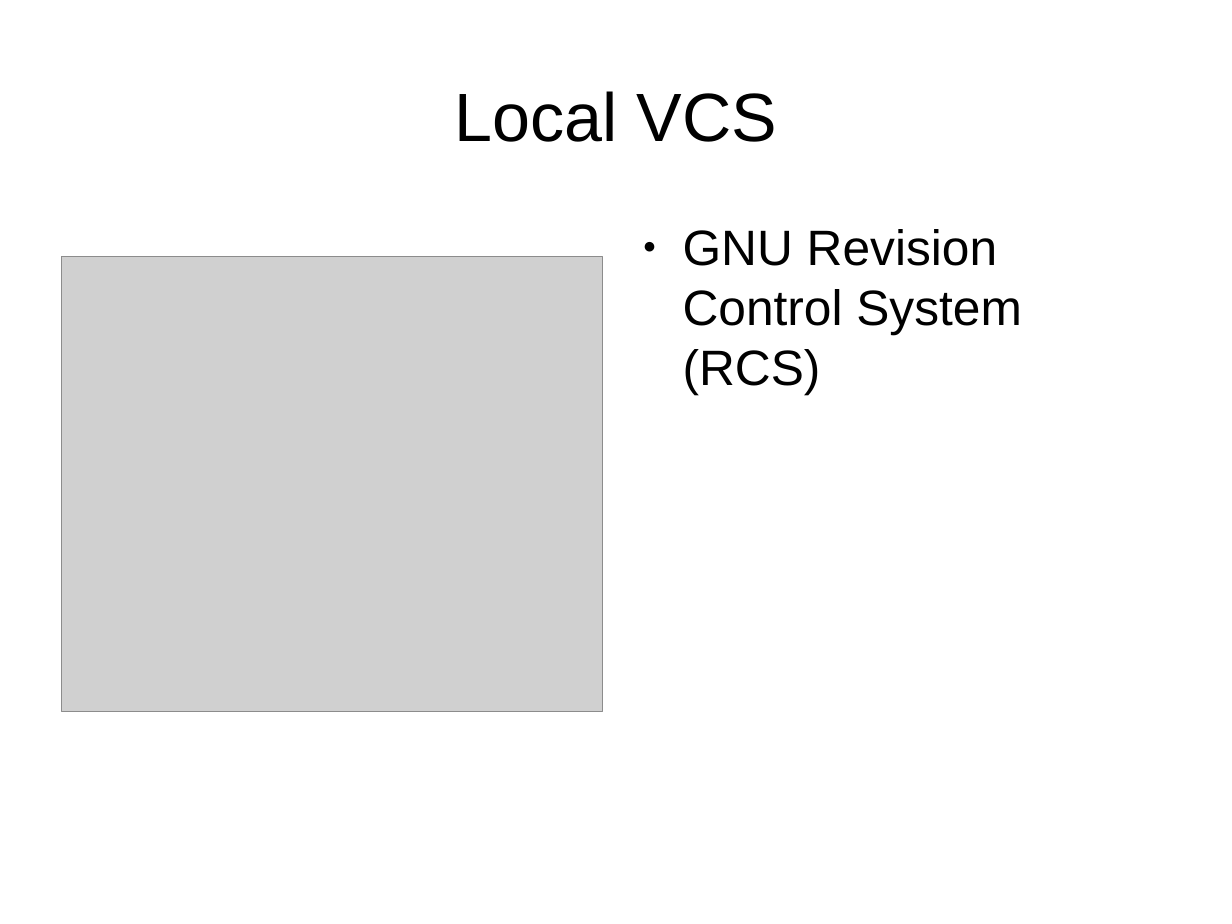
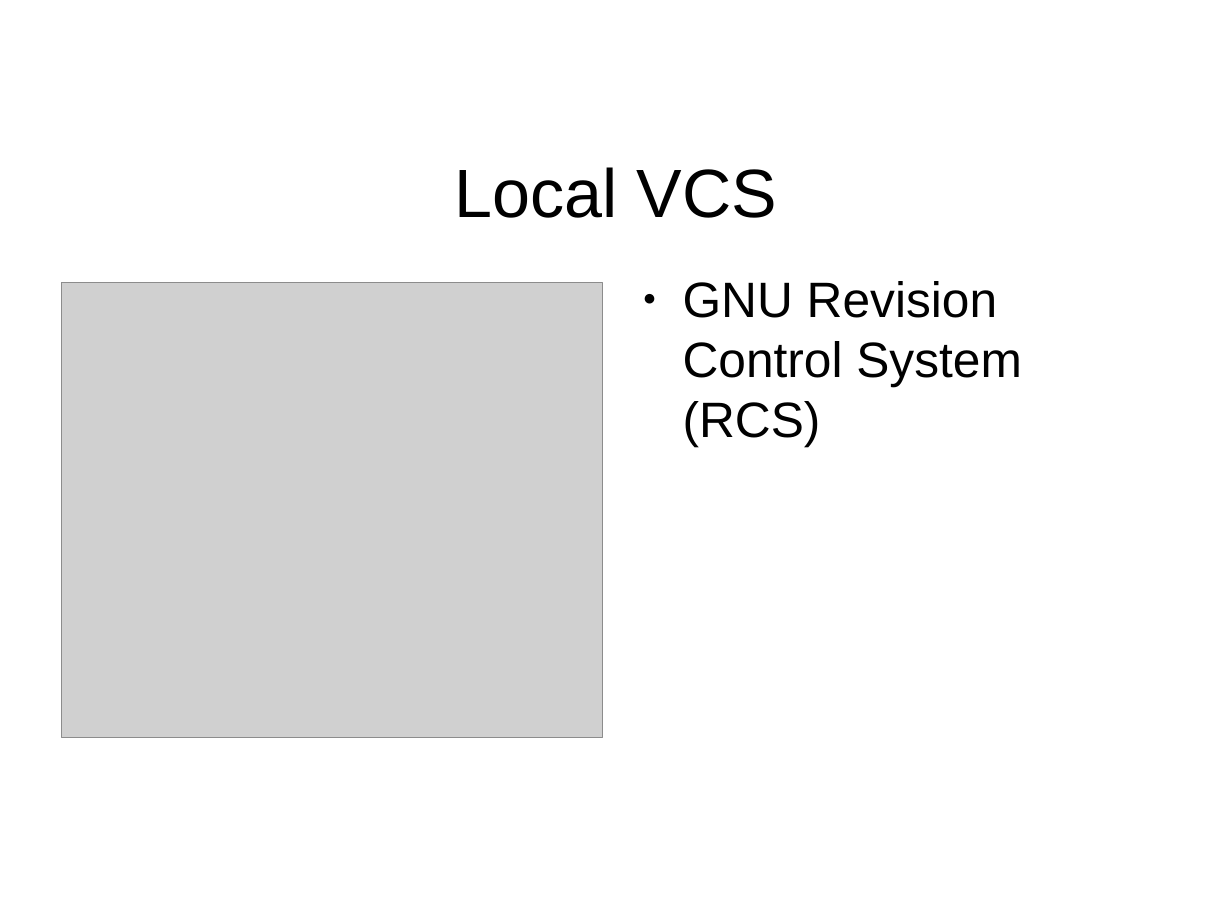
Before and after one commit to Reiuiji/Presentations, a slide deck: slide 8 of Git-Introduction/Git-Introduction.odp. Drawn at 1232x924 pixels with LibreOffice and Linux fonts; fonts in the diff are those of the drawing; grey boxes stand for pictures; background and template pictures are left out. Boxes give left, top, right and bottom in pixels: in the first picture for what was removed or moved away, otherwise in the second. Text is boxed around its words. In the diff, an @@ line names an element or a change of style, - is before the commit and + after.

```diff
--- a/Git-Introduction/Git-Introduction.odp
+++ b/Git-Introduction/Git-Introduction.odp
@@ title "Local VCS": place and size @@
-title "Local VCS" at [454, 91, 777, 142]
+title "Local VCS" at [454, 167, 777, 218]
@@ text "GNU Revision Control System (RCS)": place and size @@
-text "GNU Revision Control System (RCS)" at [683, 229, 1022, 394]
+text "GNU Revision Control System (RCS)" at [683, 281, 1022, 446]
@@ picture: place and size @@
-picture at [61, 257, 603, 712]
+picture at [61, 283, 603, 738]
```
Also in this commit, not shown: 43 other slides changed.
